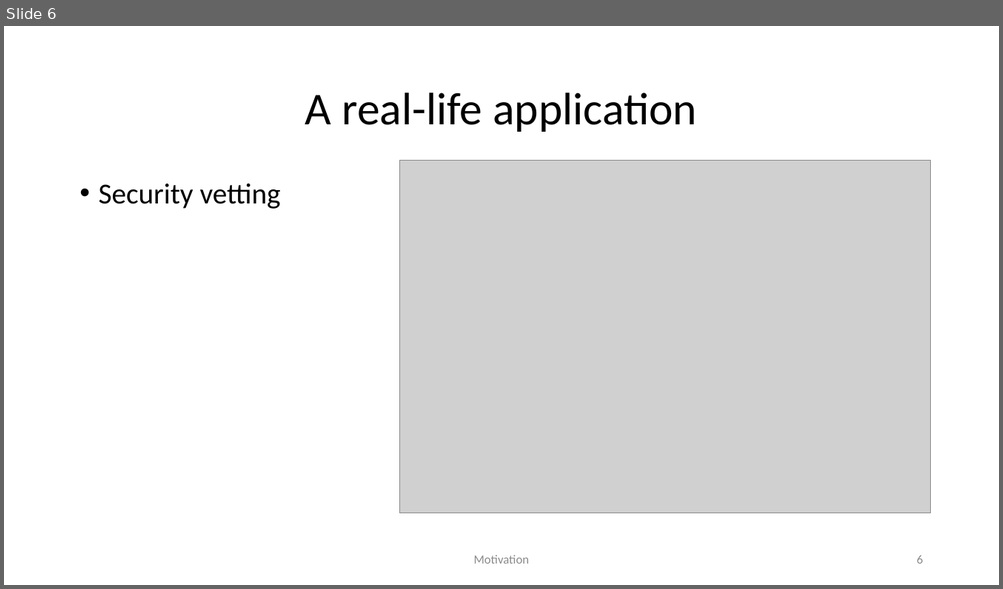
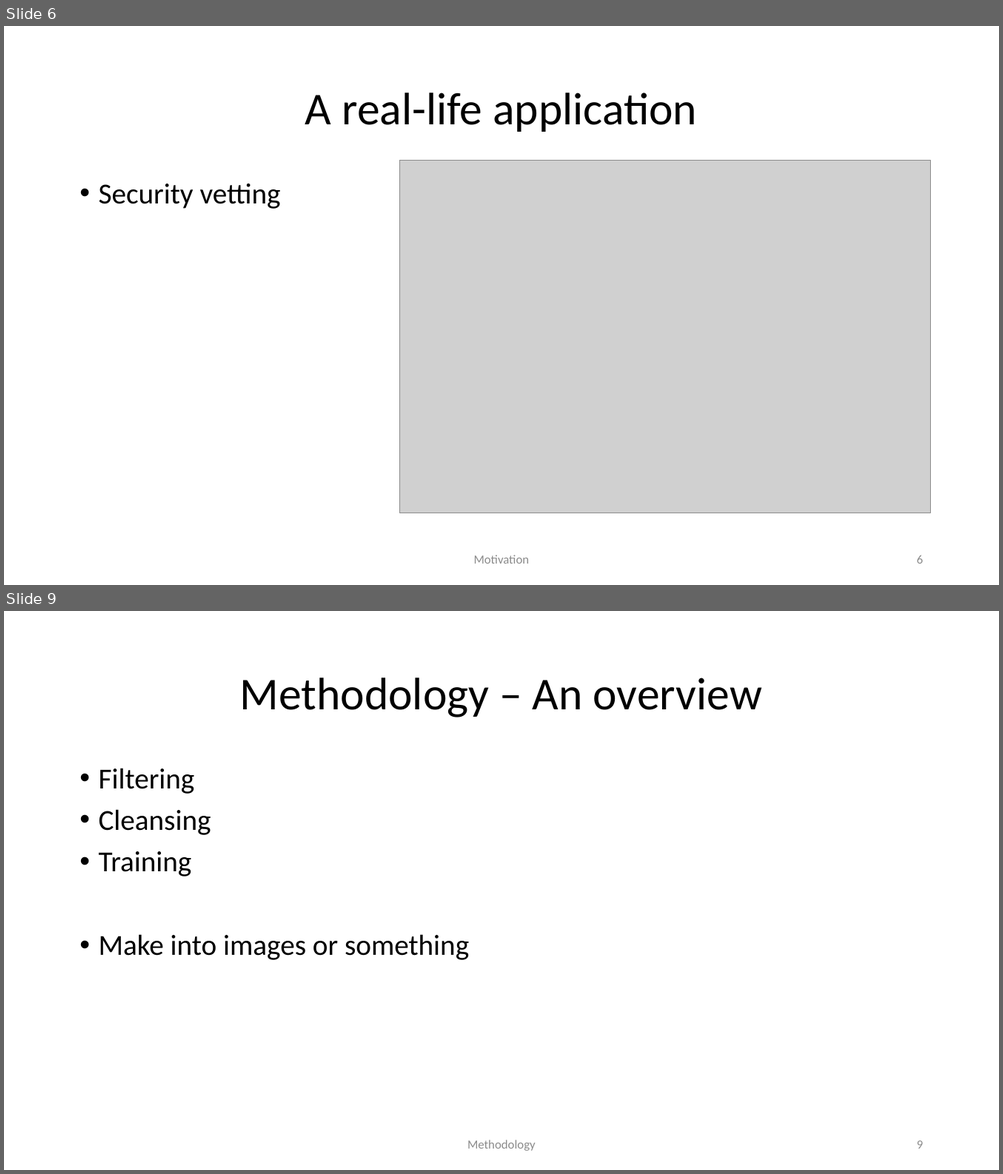
Before and after one commit to yu-greenland/name_transliteration, a slide deck: documents/actual presentation.pptx. Shown one above the other, each under a label of ours: slide 6 before the commit, slides 6 and 9 after it; the slides between them are not shown. The pictures are 1003x589 and 1003x1174 pixels, drawn with LibreOffice and Linux fonts; fonts in the diff are those of the drawing; grey boxes stand for pictures. Boxes give left, top, right and bottom in pixels: in the first picture for what was removed or moved away, otherwise in the second. Text is boxed around its words. In the diff, an @@ line names an element or a change of style, - is before the commit and + after.

```diff
--- a/documents/actual presentation.pptx
+++ b/documents/actual presentation.pptx
@@ slide 9 added at <box>4,611,999,1170</box>, background #FFFFFF @@
@@ title added at <box>240,678,762,718</box>, 44 pt, text #000000 @@
+Methodology – An overview
@@ text added at <box>99,768,469,960</box>, 28 pt, text #000000 @@
+• Filtering
+• Cleansing
+• Training
+• Make into images or something
@@ text added at <box>467,1140,535,1151</box>, 12 pt, text #8C8C8C @@
+Methodology
@@ page number added at <box>916,1141,922,1149</box>, 12 pt, text #8C8C8C @@
+9
```
Also in this commit, not shown: 2 slides changed, 22 other slides added, 3 other files.
